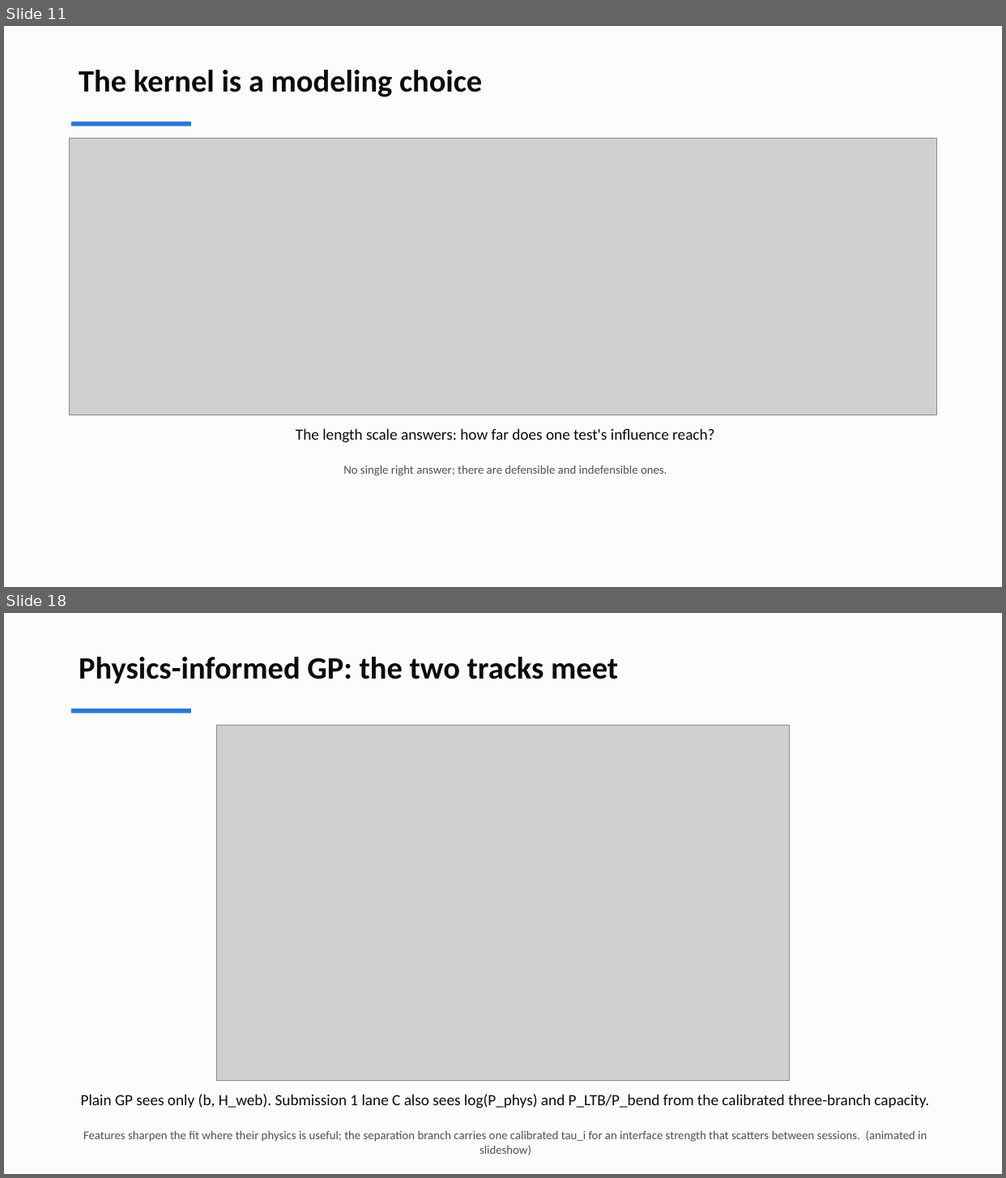
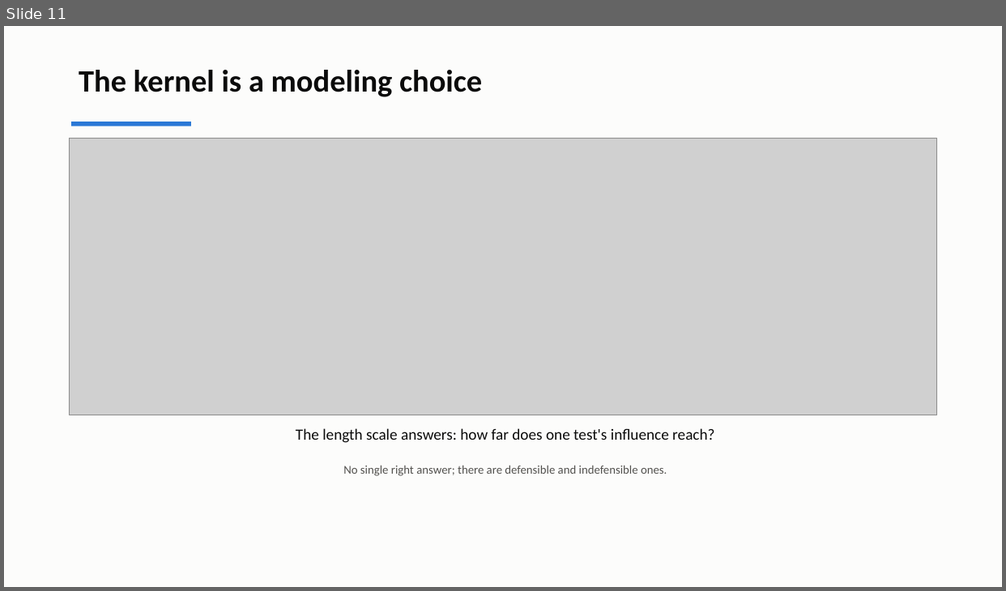
Before and after one commit to andrewvoss8-boop/core-me-data-science-activities-public, a slide deck: me323/Module1_drafts/ME323_Module1_Lecture2.pptx. Shown one above the other, each under a label of ours: slides 11 and 18 before the commit, slide 11 after it; the slides between them are not shown. The pictures are 1006x1178 and 1006x591 pixels, drawn with LibreOffice and Linux fonts; fonts in the diff are those of the drawing; grey boxes stand for pictures. Boxes give left, top, right and bottom in pixels: in the first picture for what was removed or moved away, otherwise in the second. Text is boxed around its words. In the diff, an @@ line names an element or a change of style, - is before the commit and + after.

```diff
--- a/me323/Module1_drafts/ME323_Module1_Lecture2.pptx
+++ b/me323/Module1_drafts/ME323_Module1_Lecture2.pptx
@@ slide 18 removed at box(4, 613, 1002, 1174), background #FCFCFB @@
@@ text removed at box(79, 657, 618, 683) @@
-Physics-informed GP: the two tracks meet
@@ rectangle removed at box(71, 709, 191, 713) @@
@@ picture removed at box(216, 726, 790, 1081) @@
@@ text removed at box(81, 1094, 929, 1109) @@
-Plain GP sees only (b, H_web). Submission 1 lane C also sees log(P_phys) and P_LTB/P_bend from the calibrated three-branch capacity.
@@ text removed at box(83, 1131, 927, 1156) @@
-Features sharpen the fit where their physics is useful; the separation branch carries one calibrated tau_i for an interface strength that scatters between sessions. (animated in slideshow)
```
Also in this commit, not shown: 11 slides changed, 6 slides added, 4 other slides removed, 9 other files.
